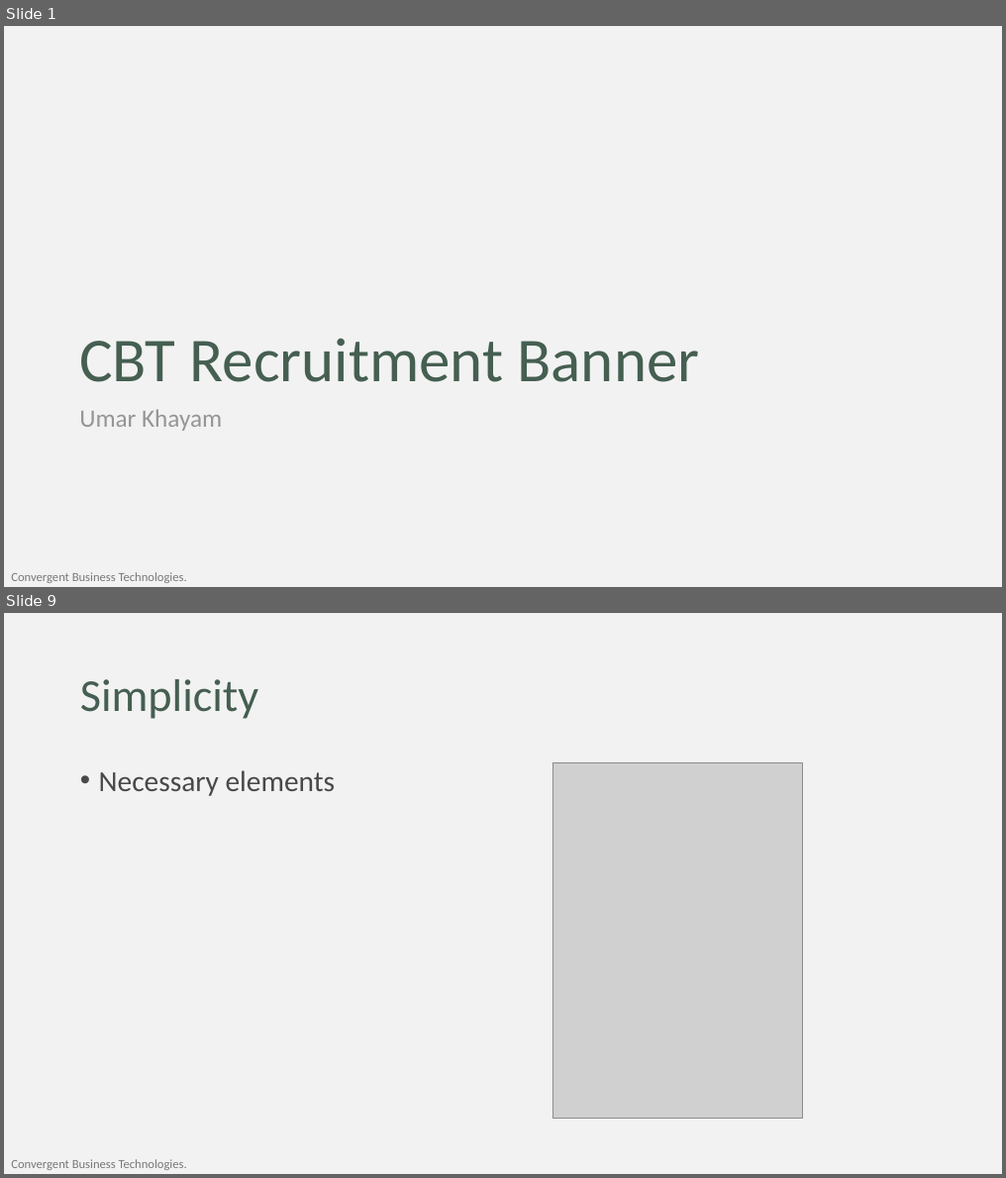
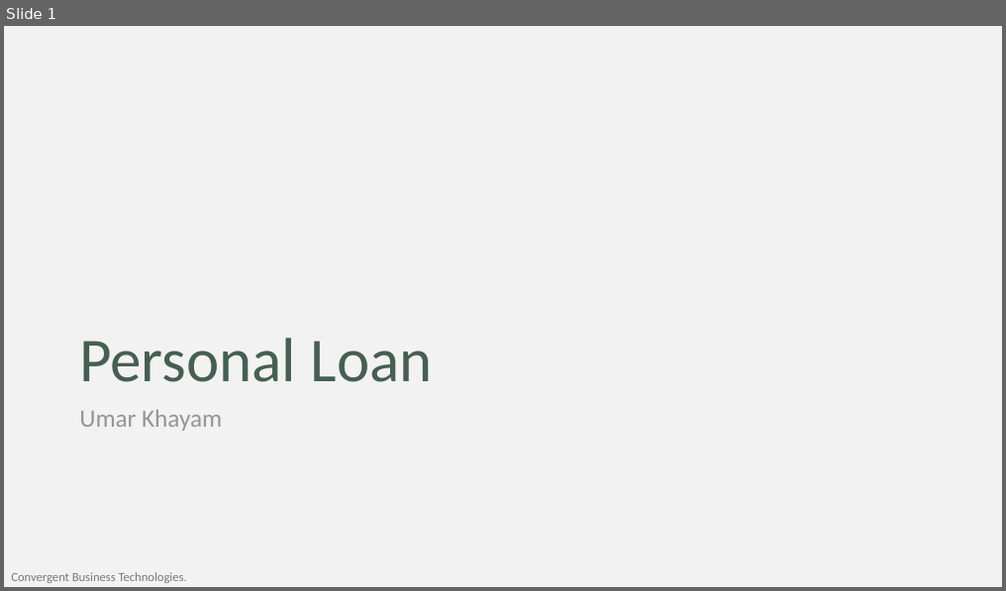
Before and after one commit to umar-khayam/Data-Science, a slide deck: Learning/Statistics/ISL/Presentation_v1.2.pptx. Shown one above the other, each under a label of ours: slides 1 and 9 before the commit, slide 1 after it; the slides between them are not shown. The pictures are 1006x1178 and 1006x591 pixels, drawn with LibreOffice and Linux fonts; fonts in the diff are those of the drawing; grey boxes stand for pictures; background and template pictures are left out. Boxes give left, top, right and bottom in pixels: in the first picture for what was removed or moved away, otherwise in the second. Text is boxed around its words. In the diff, an @@ line names an element or a change of style, - is before the commit and + after.

Commit message:
Bank Personal Loan

```diff
--- a/Learning/Statistics/ISL/Presentation_v1.2.pptx
+++ b/Learning/Statistics/ISL/Presentation_v1.2.pptx
@@ slide 9 removed at (4, 613, 1002, 1174), background #F2F2F2; not listed: 1 template element that a slide beside it also shows @@
@@ title removed at (80, 679, 258, 719) @@
-Simplicity
@@ text removed at (99, 770, 335, 796) @@
-• Necessary elements
@@ picture removed at (552, 762, 803, 1119) @@
@@ slide 1 changed as well @@
@@ title at (79, 338, 433, 382): text changed @@
-CBT Recruitment Banner
+Personal Loan
```
Also in this commit, not shown: 17 slides added, 9 other slides removed, 7 other files.
